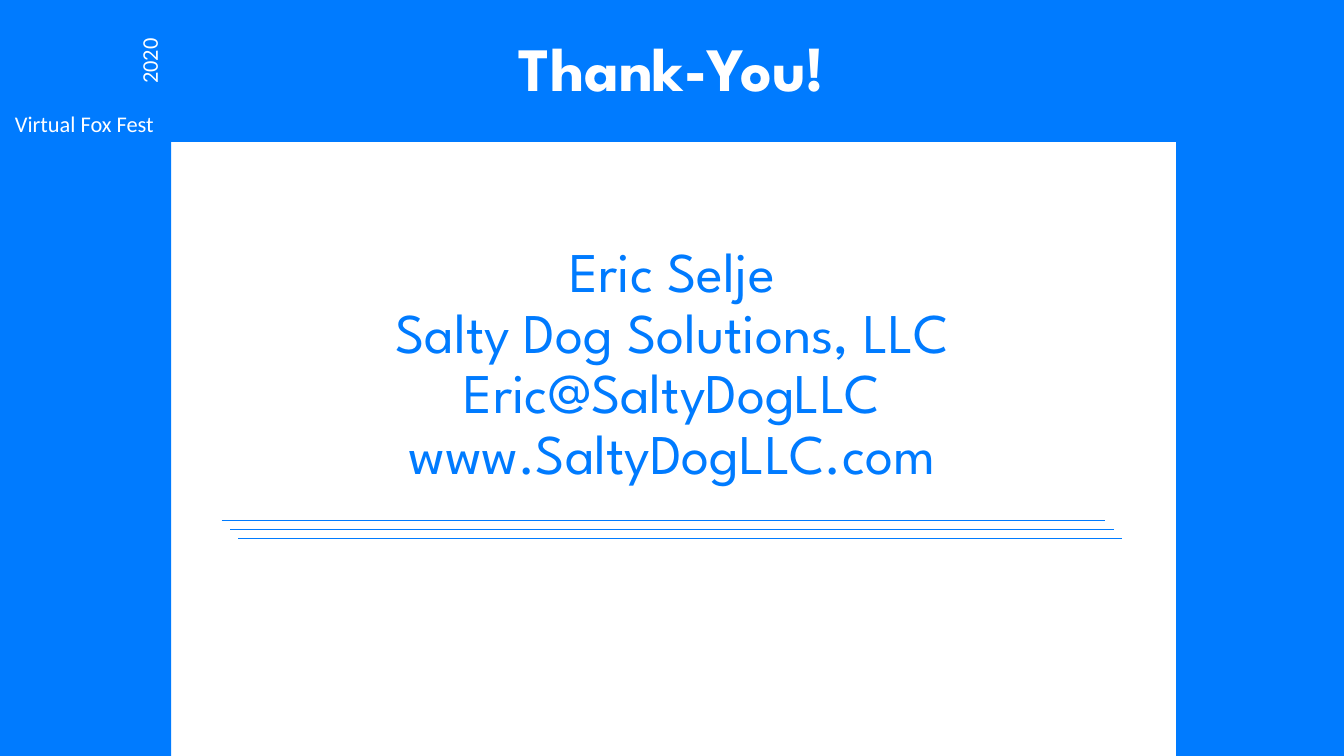
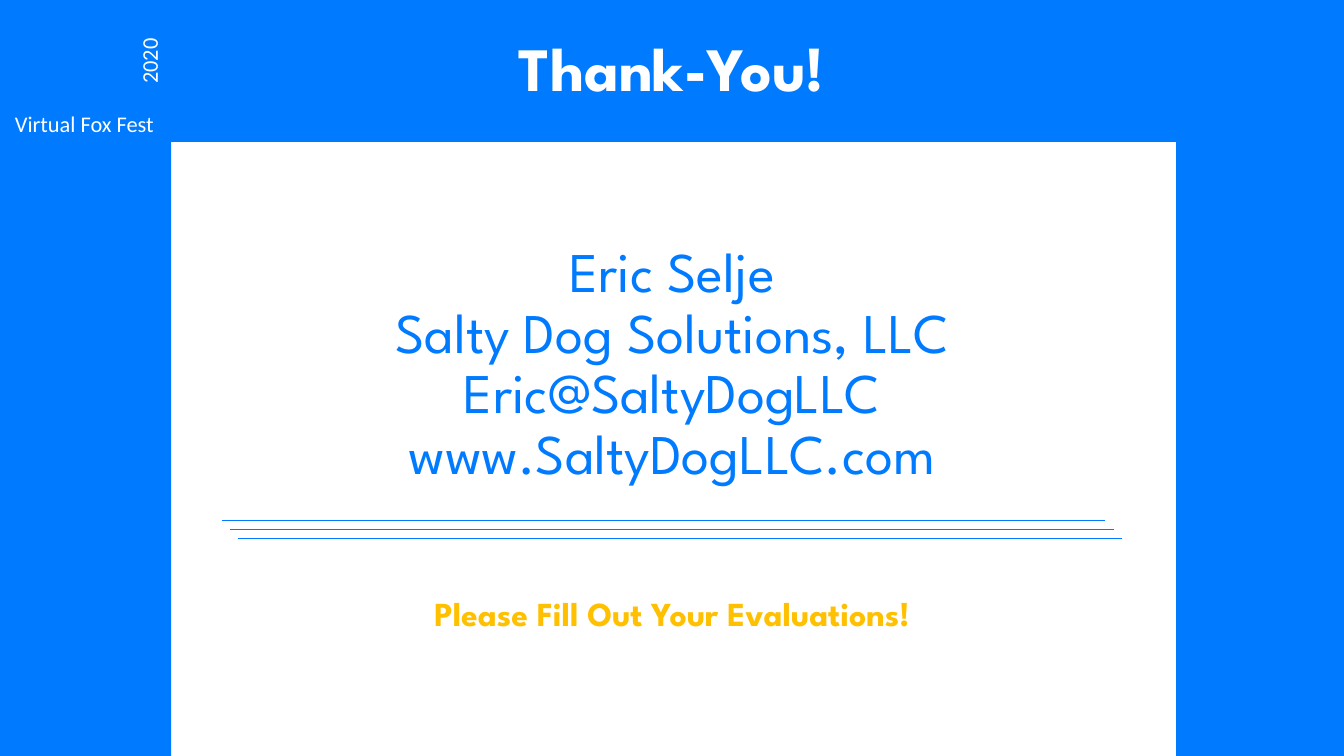
Before and after one commit to eselje/XToDos, a slide deck: slide 18 of Docs/Selje_XSharpFromScratch_Slides.pptx. Drawn at 1344x756 pixels with LibreOffice and Linux fonts; fonts in the diff are those of the drawing; background and template pictures are left out. Boxes give left, top, right and bottom in pixels: in the first picture for what was removed or moved away, otherwise in the second. Text is boxed around its words. In the diff, an @@ line names an element or a change of style, - is before the commit and + after.

```diff
--- a/Docs/Selje_XSharpFromScratch_Slides.pptx
+++ b/Docs/Selje_XSharpFromScratch_Slides.pptx
@@ text added at [434, 603, 909, 627], 24 pt, text #FFC000, bold @@
+Please Fill Out Your Evaluations!
```
Also in this commit, not shown: 1 other slide changed, 12 other files.
